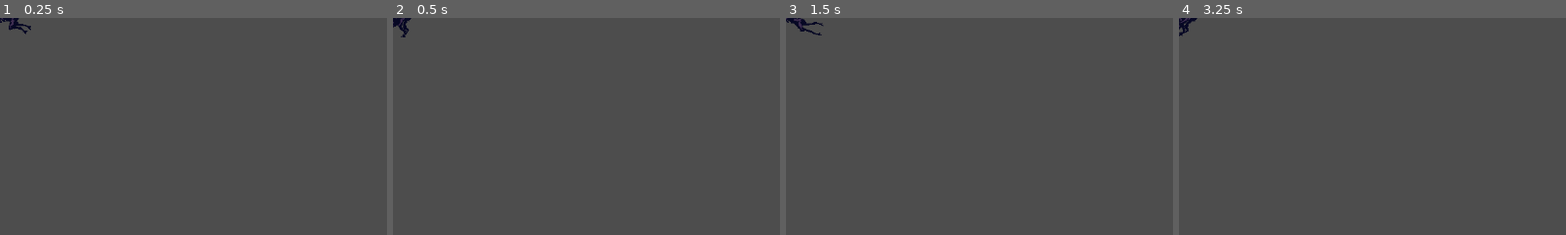
Above: before the commit, frames 1-4 (left to right).
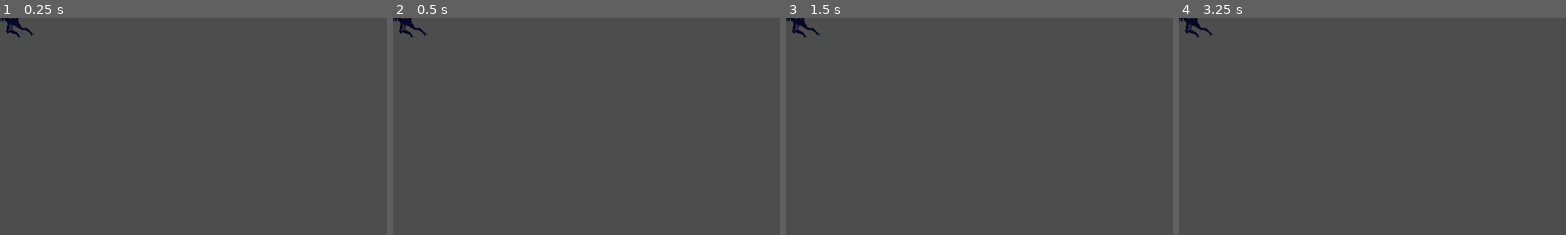
Above: after the commit, the same moments.

Repository: Beans4You/Team2_Mecha_Wars
Game: Godot game, scene res://scenes/enemies/runner.tscn
The game is run twice, just before and just after one commit, with the same random seed, the same clock (stepped at 60 frames per second) and the same inputs. This scene is started directly instead of the project's main scene.
Inputs:
- Up to frame 1 (0.25 s): no input
- Up to frame 2 (0.5 s): no input
- Up to frame 3 (1.5 s): no input
- Up to frame 4 (3.25 s): tap Enter at 2 s; tap Space at 2.75 s
The pictures show only the part of the screen within x 0-50%, y 0-50%; the shares and areas given below are measured in that part.

The runs differ from the first frame. In frame 1, 0.2% of the frame differs, in the area x 0-9%, y 0-9%; in frame 2, 0.2%; in frame 3, 0.3%, in the area x 0-10%, y 0-9%; in frame 4, 0.3%.

Commit message:
update runner type

Diff:
--- a/mecha-wars/scenes/enemies/runner.tscn
+++ b/mecha-wars/scenes/enemies/runner.tscn
@@ -34,9 +34,8 @@
 radius = 24.1612
 height = 91.3892
 
-[node name="runner" type="RigidBody2D"]
+[node name="runner" type="CharacterBody2D"]
 position = Vector2(1, -3)
-gravity_scale = 0.0
 script = ExtResource("1_3osb0")
 metadata/_edit_group_ = true
 
